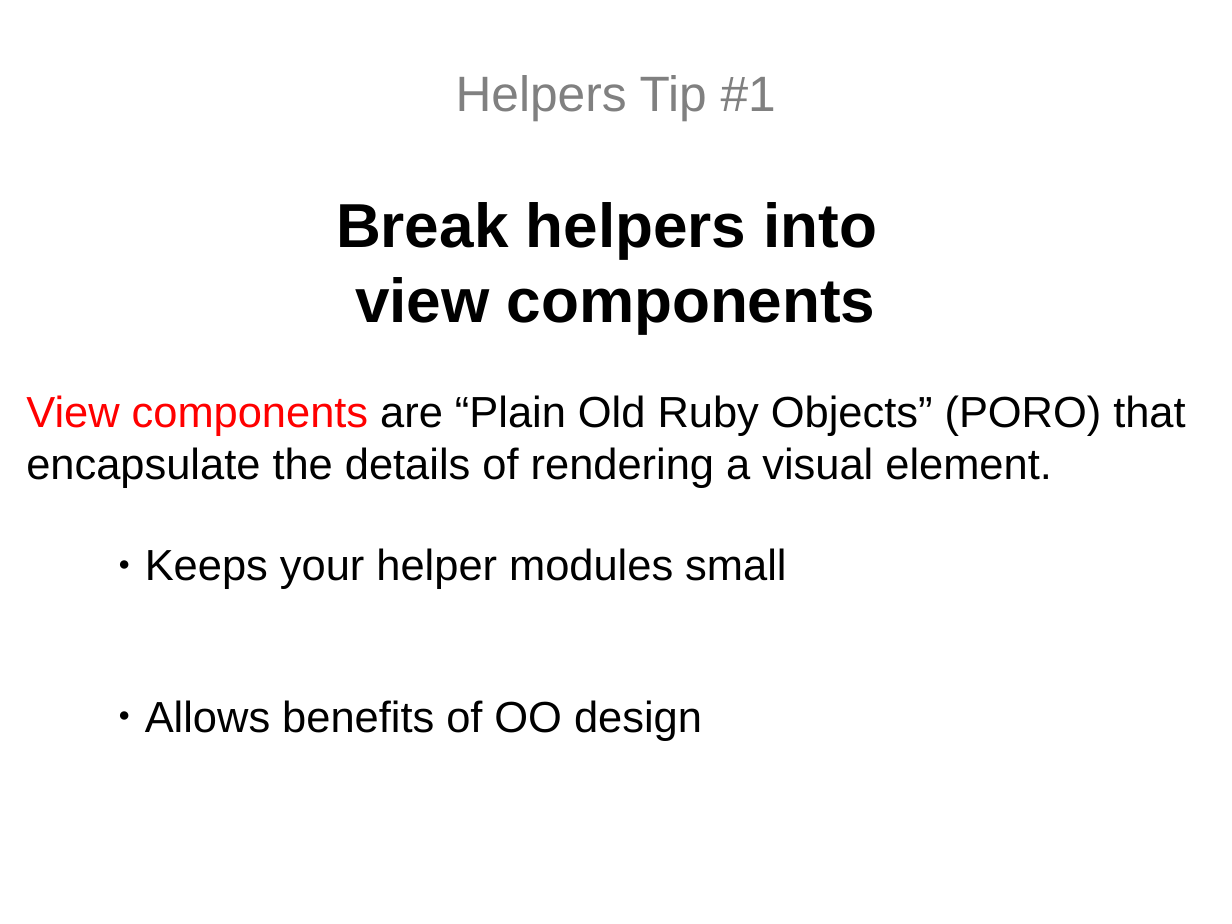
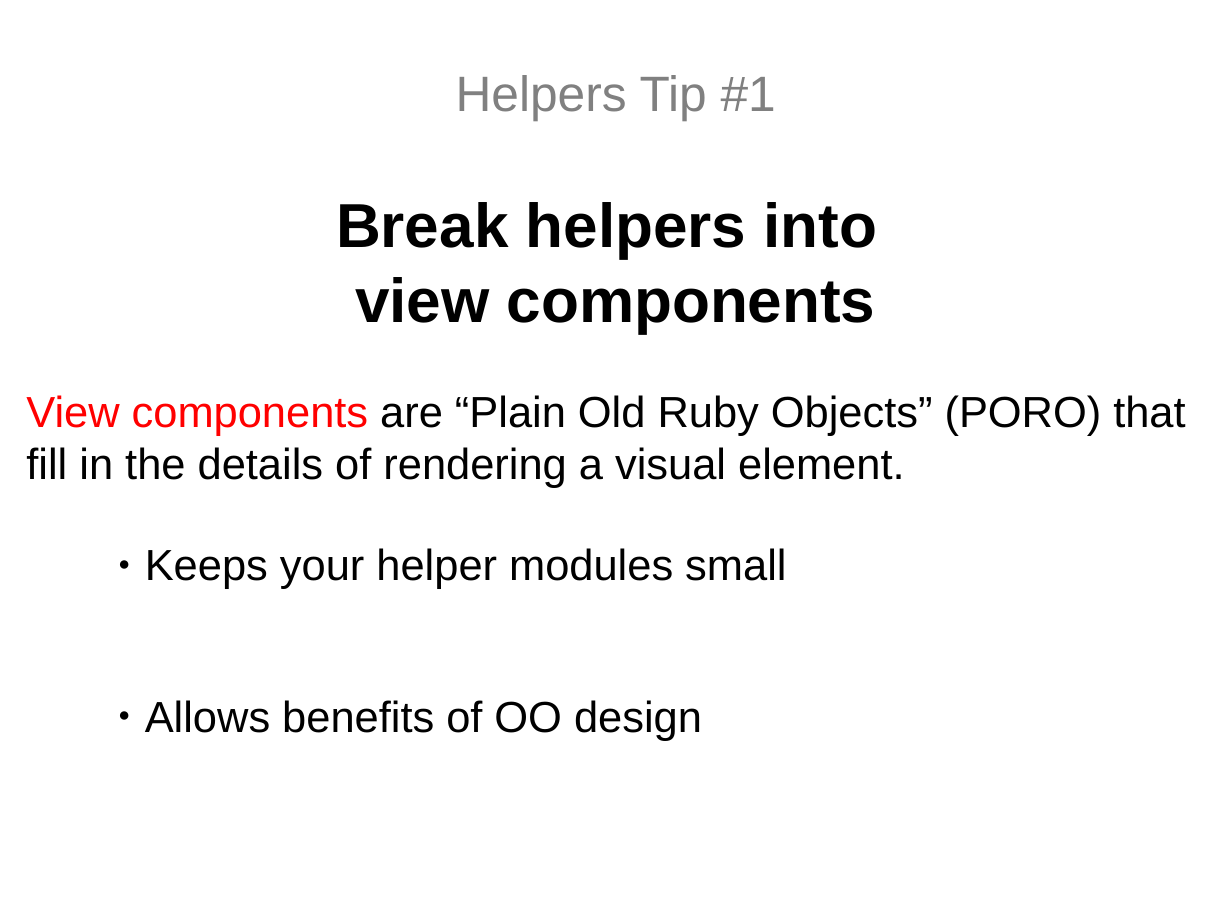
Before and after one commit to topdan/growing-your-rails-app, a slide deck: slide 14 of growing-your-rails-app.odp. Drawn at 1232x924 pixels with LibreOffice and Linux fonts; fonts in the diff are those of the drawing. Boxes give left, top, right and bottom in pixels: in the first picture for what was removed or moved away, otherwise in the second. Text is boxed around its words. In the diff, an @@ line names an element or a change of style, - is before the commit and + after.

```diff
--- a/growing-your-rails-app.odp
+++ b/growing-your-rails-app.odp
@@ text at [26, 395, 1185, 488]: text changed @@
-View components are “Plain Old Ruby Objects” (PORO) that encapsulate the details of rendering a visual element.
+View components are “Plain Old Ruby Objects” (PORO) that fill in the details of rendering a visual element.
```
Also in this commit, not shown: 1 other slide changed, 5 other files.
